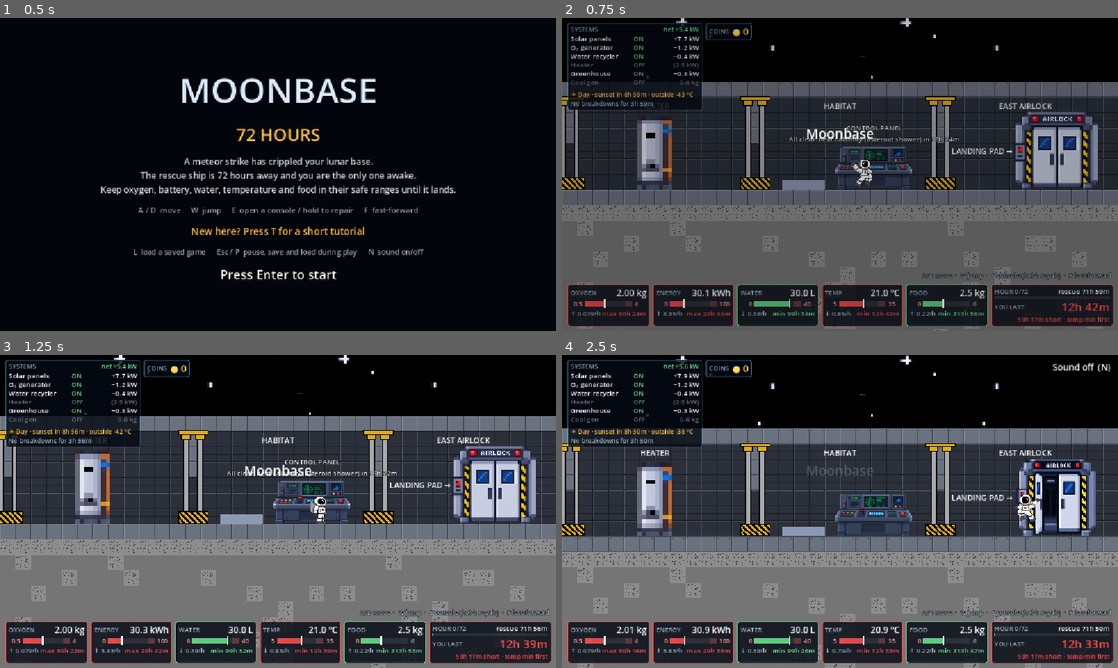
Above: before the commit, frames 1-4 (two rows, left to right).
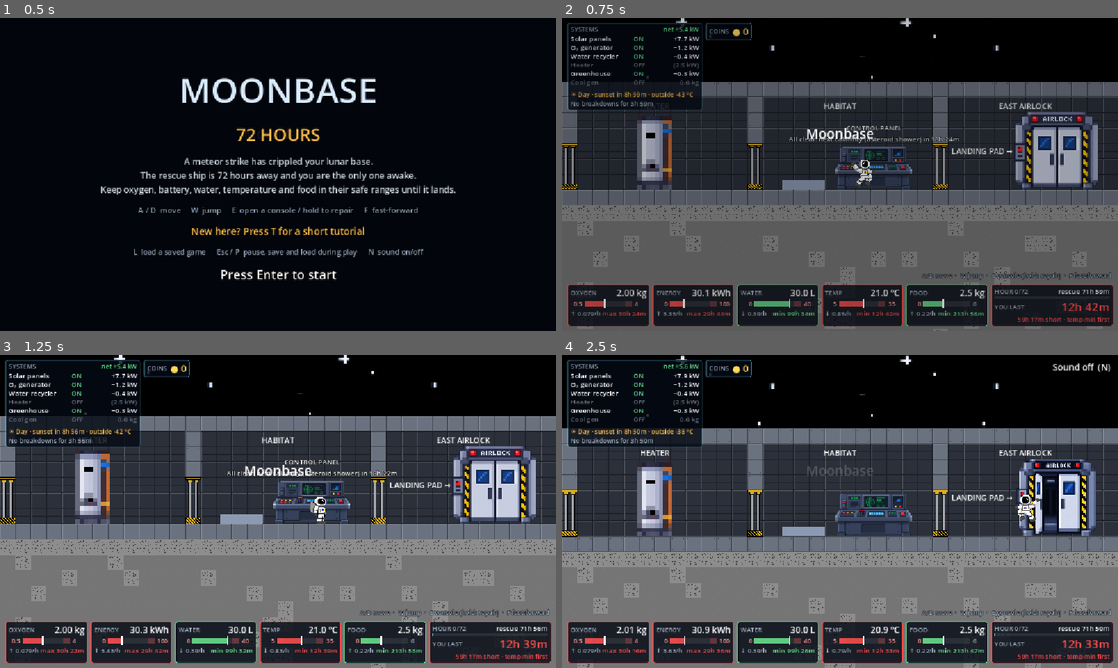
Above: after the commit, the same moments.

Repository: kushmdesai/72-Hours
Game: Godot game, scene res://scenes/main.tscn
Two runs of this game, one before a commit and one after it. Both use one fixed random seed, a clock stepped at 60 frames per second and the inputs below.
Inputs (mouse positions are in pixels of both pictures, inside the frame that each line leads up to):
- Up to frame 1 (0.5 s): no input
- Up to frame 2 (0.75 s): tap Enter (ui_accept) at 0.5 s; move the mouse to (962, 158) at 0.52 s; hold D (move_right) from 0.53 s (still down); tap M (debrief) at 0.6 s; click (962, 158) at 0.67 s
- Up to frame 3 (1.25 s): keep holding D (move_right); tap W (jump) at 0.77 s
- Up to frame 4 (2.5 s): move the mouse to (728, 527) at 1.27 s; tap E (interact) at 1.35 s; tap W (jump) at 1.52 s; move the mouse to (895, 442) at 2.02 s; release D (move_right) at 2.03 s; hold A (move_left) from 2.03 s (still down); tap N at 2.1 s

Frame 1 is identical in both runs. In frame 2, 2.3% of the frame differs, in the area x 0-71%, y 24-55%; in frame 3, 2.4%; in frame 4, 2.4%, in the area x 0-71%, y 28-59%.

Commit message:
Shrink the hydraulic doors to fit under the wall
The doors between rooms were drawn at 2x and reached up through the
wall columns. At 1x they stand from the floor to the bottom of the wall.

Co-Authored-By: Claude Opus 5.5 (1M context) <noreply@anthropic.com>

Diff:
--- a/scenes/locations/base.tscn
+++ b/scenes/locations/base.tscn
@@ -222,8 +222,8 @@
 
 [node name="WestAirlockSolar" type="Sprite2D" parent="RoomDoors"]
 texture_filter = 1
-position = Vector2(400, -97)
-scale = Vector2(2, 2)
+position = Vector2(400, -48)
+scale = Vector2(1, 1)
 texture = ExtResource("hdoor_closed")
 script = ExtResource("door_script")
 closed_texture = ExtResource("hdoor_closed")
@@ -232,8 +232,8 @@
 
 [node name="SolarOxygen" type="Sprite2D" parent="RoomDoors"]
 texture_filter = 1
-position = Vector2(784, -97)
-scale = Vector2(2, 2)
+position = Vector2(784, -48)
+scale = Vector2(1, 1)
 texture = ExtResource("hdoor_closed")
 script = ExtResource("door_script")
 closed_texture = ExtResource("hdoor_closed")
@@ -242,8 +242,8 @@
 
 [node name="OxygenWater" type="Sprite2D" parent="RoomDoors"]
 texture_filter = 1
-position = Vector2(1168, -97)
-scale = Vector2(2, 2)
+position = Vector2(1168, -48)
+scale = Vector2(1, 1)
 texture = ExtResource("hdoor_closed")
 script = ExtResource("door_script")
 closed_texture = ExtResource("hdoor_closed")
@@ -252,8 +252,8 @@
 
 [node name="WaterHeater" type="Sprite2D" parent="RoomDoors"]
 texture_filter = 1
-position = Vector2(1552, -97)
-scale = Vector2(2, 2)
+position = Vector2(1552, -48)
+scale = Vector2(1, 1)
 texture = ExtResource("hdoor_closed")
 script = ExtResource("door_script")
 closed_texture = ExtResource("hdoor_closed")
@@ -262,8 +262,8 @@
 
 [node name="HeaterHabitat" type="Sprite2D" parent="RoomDoors"]
 texture_filter = 1
-position = Vector2(1936, -97)
-scale = Vector2(2, 2)
+position = Vector2(1936, -48)
+scale = Vector2(1, 1)
 texture = ExtResource("hdoor_closed")
 script = ExtResource("door_script")
 closed_texture = ExtResource("hdoor_closed")
@@ -272,8 +272,8 @@
 
 [node name="HabitatEastAirlock" type="Sprite2D" parent="RoomDoors"]
 texture_filter = 1
-position = Vector2(2320, -97)
-scale = Vector2(2, 2)
+position = Vector2(2320, -48)
+scale = Vector2(1, 1)
 texture = ExtResource("hdoor_closed")
 script = ExtResource("door_script")
 closed_texture = ExtResource("hdoor_closed")
